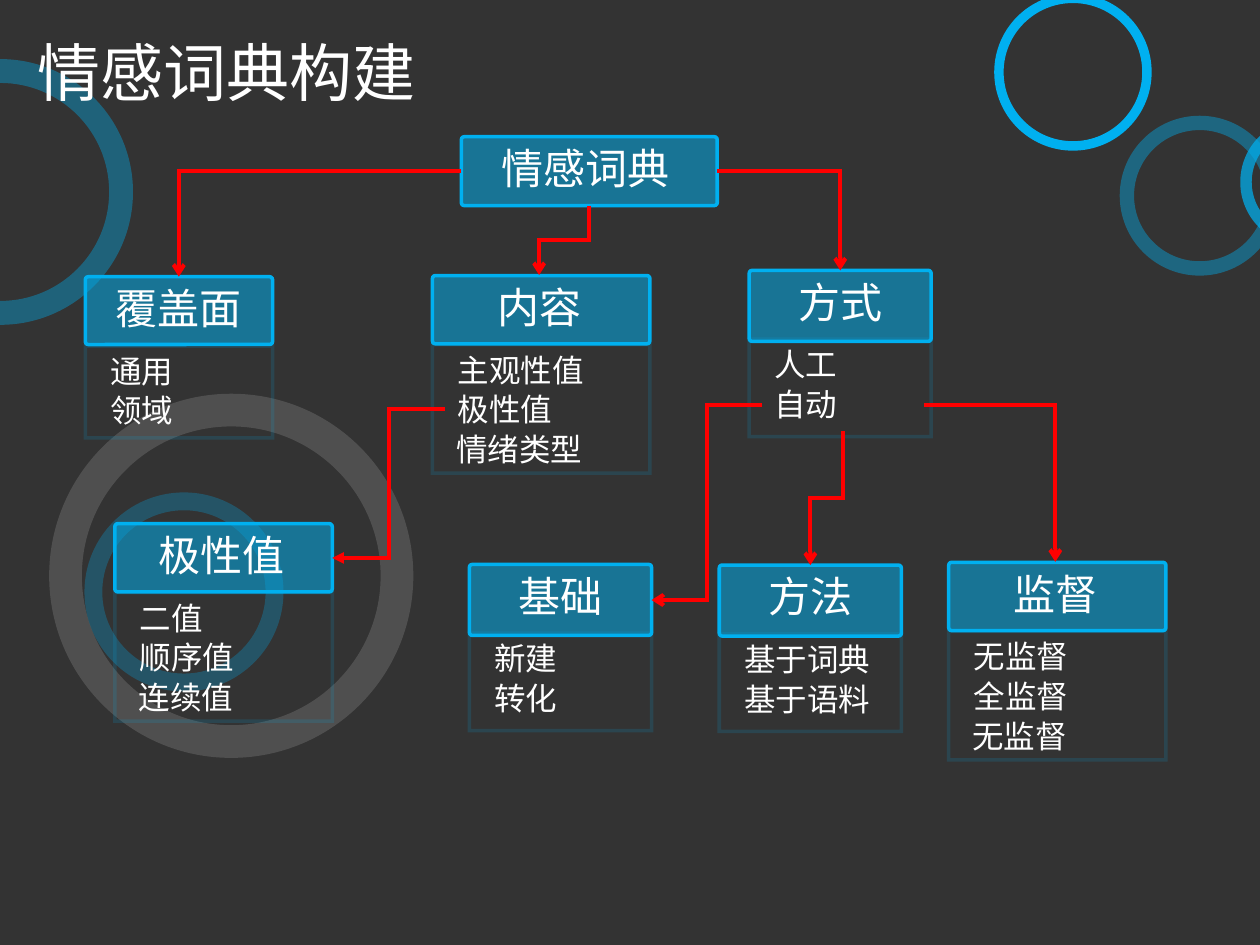
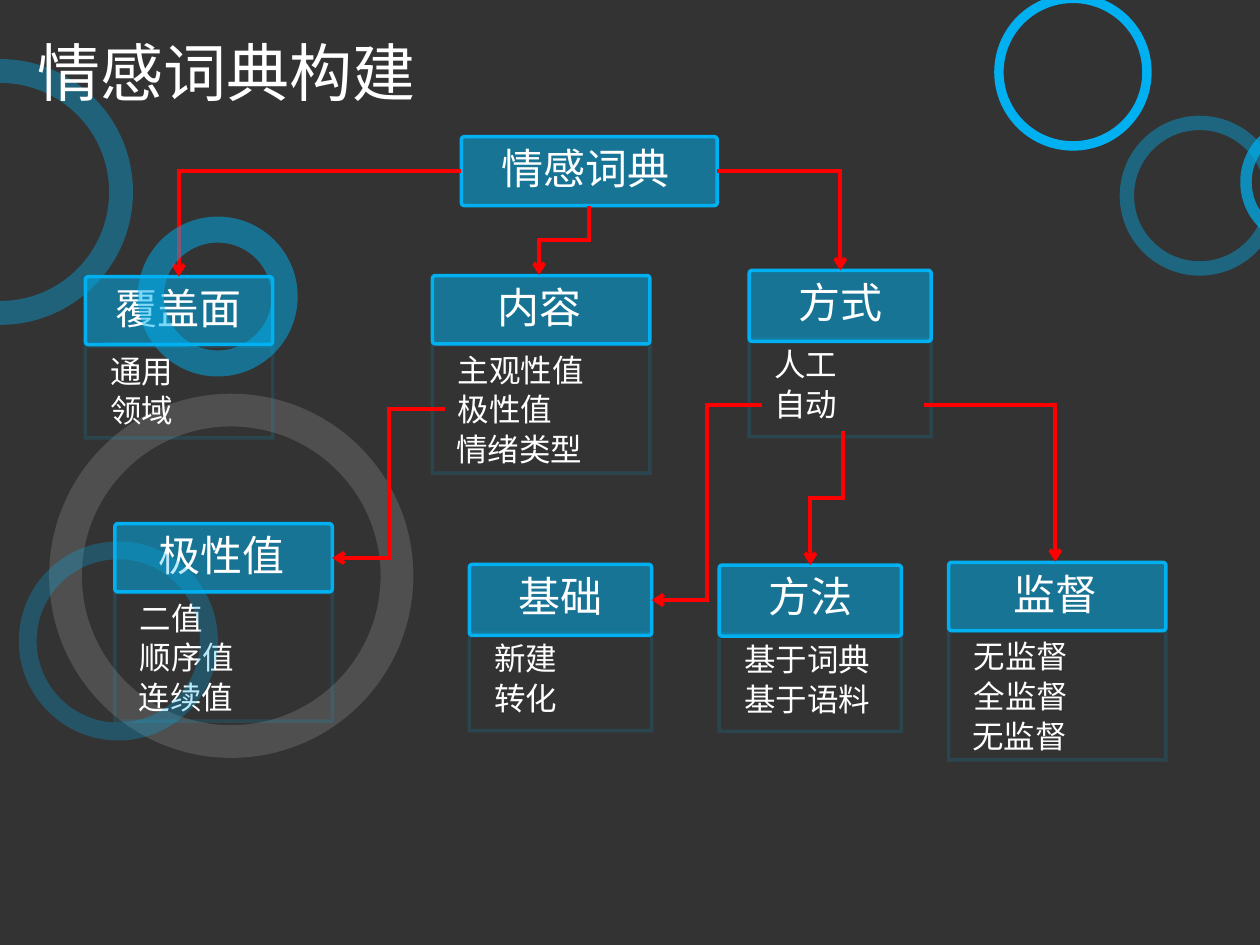
Before and after one commit to xsongx/MyThesis, a slide deck: slide 17 of 答辩.ppt. Drawn at 1260x945 pixels with LibreOffice and Linux fonts; fonts in the diff are those of the drawing. Boxes give left, top, right and bottom in pixels: in the first picture for what was removed or moved away, otherwise in the second. Text is boxed around its words. In the diff, an @@ line names an element or a change of style, - is before the commit and + after.

```diff
--- a/答辩.ppt
+++ b/答辩.ppt
@@ freeform shape added at [137, 217, 297, 377], fill #00B0F0 at 50% opacity @@
@@ elbow arrow (445, 410) - (333, 558): arrowheads changed @@
@@ freeform shape: place and size @@
-freeform shape at [84, 493, 284, 692]
+freeform shape at [19, 542, 218, 741]
```
Also in this commit, not shown: 6 other slides changed, 3 slides added, 15 other files.
